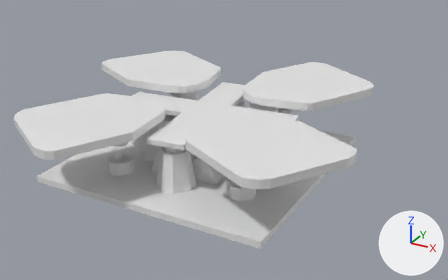
What one commit did to the Blender file dpad.blend.
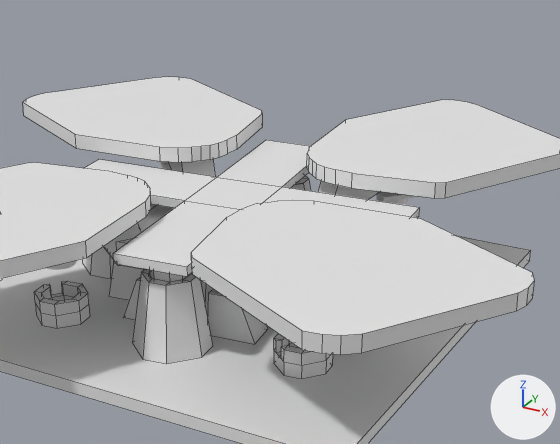
The first picture shows the older version from a 50 mm lens placed at (99.0, -168.0, 82.0), pointed at (-26.0, 60.0, -32.0). The close-ups show both versions on the part from 20% to 83% of the width and 4% to 84% of the height of that picture; other places that the commit changed are outside them. The lights are fixed; the arrows at lower right show +X, +Y and +Z. The close-ups show mesh edges as thin lines.

The scene before the commit, as lines of its bpy script (objects in view):
```python
me_plane = bpy.data.meshes.new('Plane')
me_plane.from_pydata(...)  # 38 vertices, 21 faces; spans x -3.1..44.8, y -35.6..5.9, z 1.7..4.4
me_plane_013 = bpy.data.meshes.new('Plane.013')
me_plane_013.from_pydata(...)  # 24 vertices, 22 faces; spans x -30.3..30.8, y -29.7..29.4, z -1.2..0.4
me_plane_025 = bpy.data.meshes.new('Plane.025')
me_plane_025.from_pydata(...)  # 16 vertices, 9 faces; spans x -0.225..0.225, y -0.244..0.26, z -0.383..0.708
me_plane_033 = bpy.data.meshes.new('Plane.033')
me_plane_033.from_pydata(...)  # 32 vertices, 26 faces; spans x -0.45..0.449, y -0.459..0.44, z -0.208..0.799
ob_plane_012 = bpy.data.objects.new('Plane.012', me_plane_013)
ob_plane_012.location = (0.0, 0.0, 7.6)
ob_plane_016 = bpy.data.objects.new('Plane.016', me_plane_033)
ob_plane_016.location = (-23.3, -1.6, -6.6)
ob_plane_016.rotation_euler = (0.0501, 0.0, -2.254)  # degrees (2.9, 0, -129)
ob_plane_016.scale = (12.7, 12.7, 12.7)
ob_plane_026 = bpy.data.objects.new('Plane.026', me_plane_033)
ob_plane_026.location = (-2.2, 22.8, -6.6)
ob_plane_026.rotation_euler = (0.0501, 0.0, -2.254)  # degrees (2.9, 0, -129)
ob_plane_026.scale = (12.7, 12.7, 12.7)
ob_plane_027 = bpy.data.objects.new('Plane.027', me_plane_025)
ob_plane_027.location = (2.4, -23.0, -2.6)
ob_plane_027.rotation_euler = (0.0501, 0.0, -2.254)  # degrees (2.9, 0, -129)
ob_plane_027.scale = (13.0, 13.0, 13.0)
ob_plane_031 = bpy.data.objects.new('Plane.031', me_plane_033)
ob_plane_031.location = (2.3, -23.0, -6.6)
ob_plane_031.rotation_euler = (0.0501, 0.0, -2.254)  # degrees (2.9, 0, -129)
ob_plane_031.scale = (12.7, 12.7, 12.7)
ob_plane_043 = bpy.data.objects.new('Plane.043', me_plane)
ob_plane_043.location = (-12.4, 9.9, 7.6)
ob_plane_043.rotation_euler = (0.0, 0.0, -3.142)  # degrees (0, 0, -180)
# also in view: 'Plane.011' at (0.0, 0.0, 0.0); 'Plane.042' at (-25.0, -33.0, 11.0); 'Plane.035' at (-14.0, -9.0, -5.0); 'Plane.044' at (25.0, 33.0, 11.0); 'Plane.004' at (-19.0, -23.0, -7.0)
```
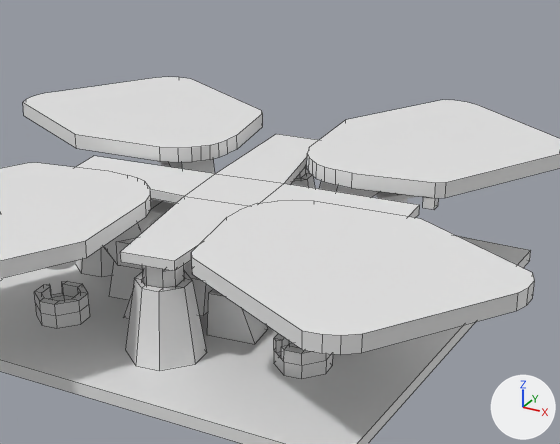
Where the change shows, as pixel boxes [x1, y1, x2, y2] in the close-ups (560 x 444 px):
'Plane.012', reshaped: before [85, 140, 420, 277]; after [76, 134, 419, 271]
'Plane.031', moved: before [132, 269, 213, 364]; after [125, 271, 206, 371]
'Plane.016', moved: before [82, 247, 114, 278]; after [76, 247, 114, 277]
'Plane.027', moved: before [150, 270, 187, 282]; after [142, 265, 184, 288]
'Plane.026', moved: before [291, 176, 311, 191]; after [291, 169, 315, 188]
'Plane.048', added: after [423, 197, 438, 209]

Diff of the bpy script that builds the scene:
```diff
--- a/dpad.blend.py
+++ b/dpad.blend.py
@@ me_plane_013 @@
 # used by ob_plane_012; location = (0.0, 0.0, 7.6)
-me_plane_013.from_pydata(...)  # 24 vertices, 22 faces; spans x -30.3..30.8, y -29.7..29.4, z -1.2..0.4
+me_plane_013.from_pydata(...)  # 24 vertices, 22 faces; spans x -30.3..30.7, y -30.6..30.3, z -0.2..1.4
+# me_plane_013 part 1: 24 of 24 vertices moved; they spanned x -30.3..30.8, y -29.7..29.4, z -1.2..0.4 and now span x -30.3..30.7, y -30.6..30.3, z -0.2..1.4; mean shift (0.2, -0.2, 1.0); largest move (-3.2, -29.7, -1.2) -> (-1.3, -30.6, -0.2)
@@ me_plane_009 @@
+me_plane_009.from_pydata(...)  # a box spanning x -1.0..1.0, y -1.0..1.0, z 0.0..2.0
@@ ob_plane_016 @@
 ob_plane_016 = bpy.data.objects.new('Plane.016', me_plane_033)
-ob_plane_016.location = (-23.3, -1.6, -6.6)
+ob_plane_016.location = (-25.1, -1.8, -6.6)
 ob_plane_016.rotation_euler = (0.0501, 0.0, -2.254)  # degrees (2.9, 0, -129)
@@ ob_plane_026 @@
 ob_plane_026 = bpy.data.objects.new('Plane.026', me_plane_033)
-ob_plane_026.location = (-2.2, 22.8, -6.6)
+ob_plane_026.location = (-2.7, 25.2, -6.6)
 ob_plane_026.rotation_euler = (0.0501, 0.0, -2.254)  # degrees (2.9, 0, -129)
@@ ob_plane_031 @@
 ob_plane_031 = bpy.data.objects.new('Plane.031', me_plane_033)
-ob_plane_031.location = (2.3, -23.0, -6.6)
+ob_plane_031.location = (2.6, -25.4, -6.6)
 ob_plane_031.rotation_euler = (0.0501, 0.0, -2.254)  # degrees (2.9, 0, -129)
@@ ob_plane_027 @@
 ob_plane_027 = bpy.data.objects.new('Plane.027', me_plane_025)
-ob_plane_027.location = (2.4, -23.0, -2.6)
+ob_plane_027.location = (2.6, -25.3, -2.6)
 ob_plane_027.rotation_euler = (0.0501, 0.0, -2.254)  # degrees (2.9, 0, -129)
@@ ob_plane_048 @@
+ob_plane_048 = bpy.data.objects.new('Plane.048', me_plane_009)
+ob_plane_048.location = (30.4, 12.6, 7.3)
+ob_plane_048.rotation_euler = (0.0, 0.0, 0.0723)  # degrees (0, 0, 4.1)
```
